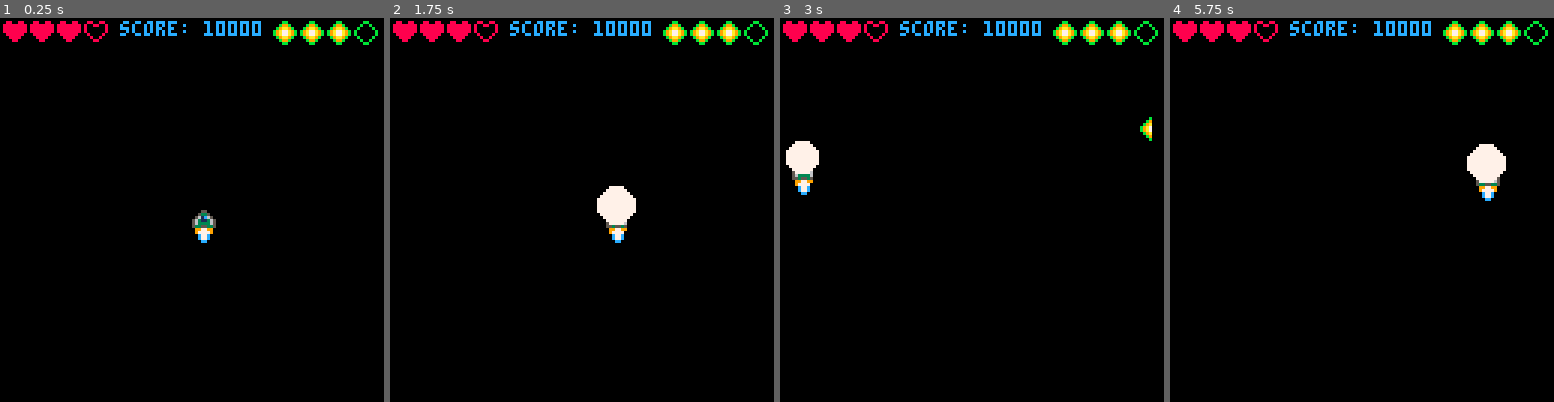
Above: before the commit, frames 1-4 (left to right).
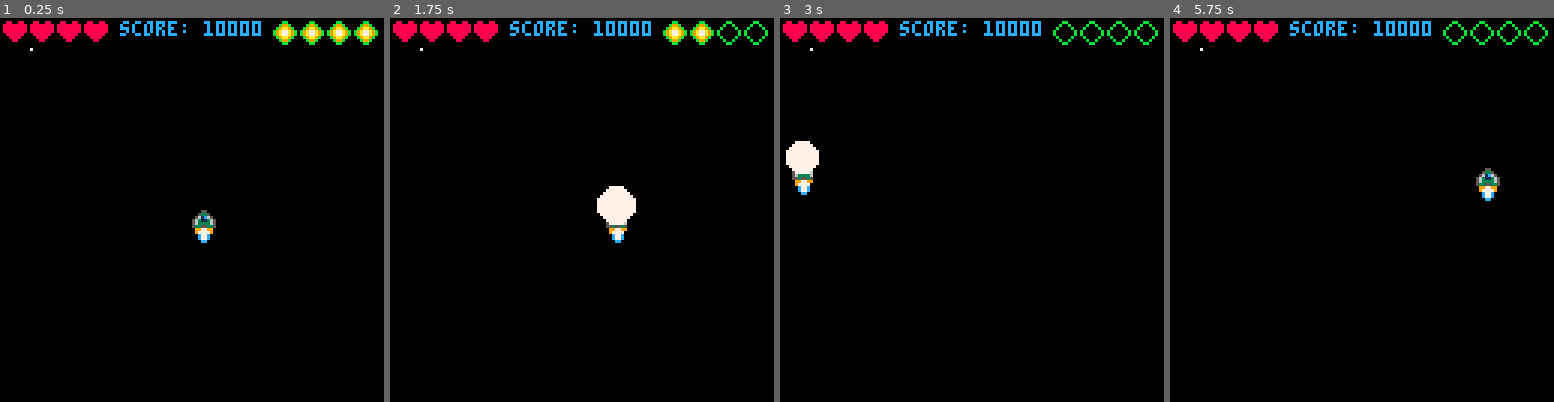
Above: after the commit, the same moments.

Repository: simonanger/pico8_shmup
Game: PICO-8 cartridge shmup.p8
Two runs of this game, one before a commit and one after it. Both use one fixed random seed, a clock stepped at 60 frames per second and the inputs below.
Inputs:
- Up to frame 1 (0.25 s): no input
- Up to frame 2 (1.75 s): tap X (X key) at 0.33, 1.07 s; tap O (Z key) at 0.7, 1.7 s; hold Right from 1.6 s (still down)
- Up to frame 3 (3 s): tap X (X key) at 1.85, 2.97 s; release Right at 2.1 s; tap O (Z key) at 2.1, 2.5, 2.9 s; hold Up 2.15-2.42 s; hold Right from 2.47 s (still down)
- Up to frame 4 (5.75 s): release Right at 3.03 s; hold Left 3.08-3.58 s; tap O (Z key) every 0.4 s from 3.3 to 5.7 s; hold Down 3.63-3.97 s; hold Right 4.02-4.68 s; tap X (X key) at 4.08, 5.2 s; hold Up 4.73-5.03 s; hold Left 5.08-5.68 s; hold Down from 5.73 s (still down)

The runs differ from the first frame. In frame 1, 0.3% of the frame differs, in the area x 7-98%, y 1-9%; in frame 2, 0.3%; in frame 3, 0.7%; in frame 4, 1.4%, in the area x 7-91%, y 1-43%.

Commit message:
bombs now reduce and first star created

Diff:
--- a/shmup.p8
+++ b/shmup.p8
@@ -24,8 +24,8 @@
  muzzle=0
 
  score=10000
- lives=3
- bombs=3
+ lives=4
+ bombs=4
 end
 
 function _update()
@@ -49,12 +49,13 @@
  if btn(3) then
   shipsy=2
  end
- if btnp(4) then
+ if btnp(4) and bombs>0 then
   boomx=shipx
   boomy=shipy-3
   sfx(1)
   boom=17
   muzzle=7
+  bombs=bombs-1
  end
  if btnp(5) then
   bulx=shipx
@@ -116,6 +117,7 @@
 
 function _draw()
  cls(0)
+ starfield()
  spr(shipspr,shipx,shipy)
  spr(flamespr,shipx,shipy+5)
 
@@ -148,16 +150,10 @@
   end
  end
 
- --[[
-
- loop i if   heart
- 1    1 3>1  yes
- 2    2 3>2  yes
- 3    3 3>3  no
- 4    4 4>4  no
-
- ]]--
-
+end
+-->8
+function starfield()
+ pset(10,10,7)
 end
 __gfx__
 00000000000550000005500000055000000000000000000000000000000000000000000000000000088008800880088000000000599999950099990000000000
